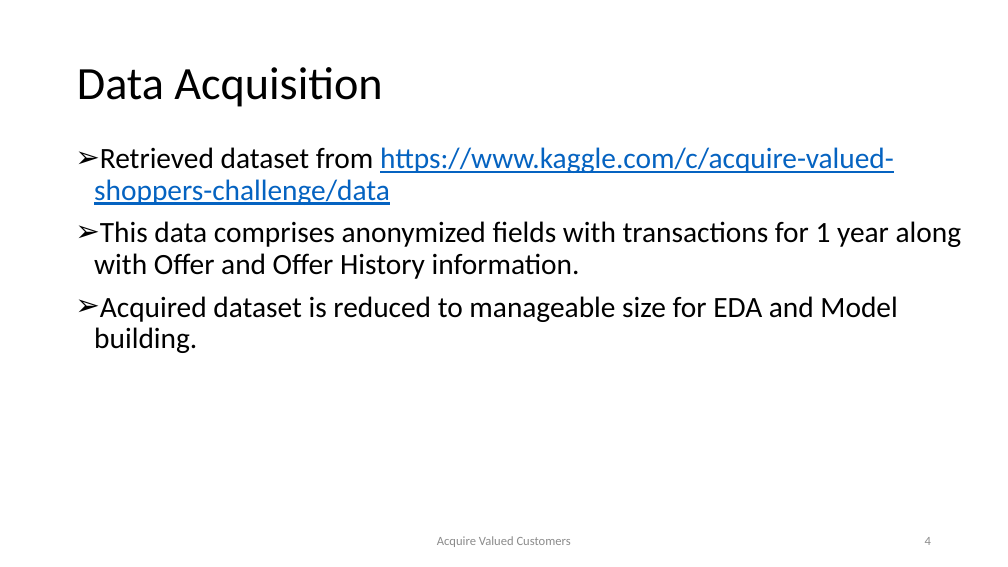
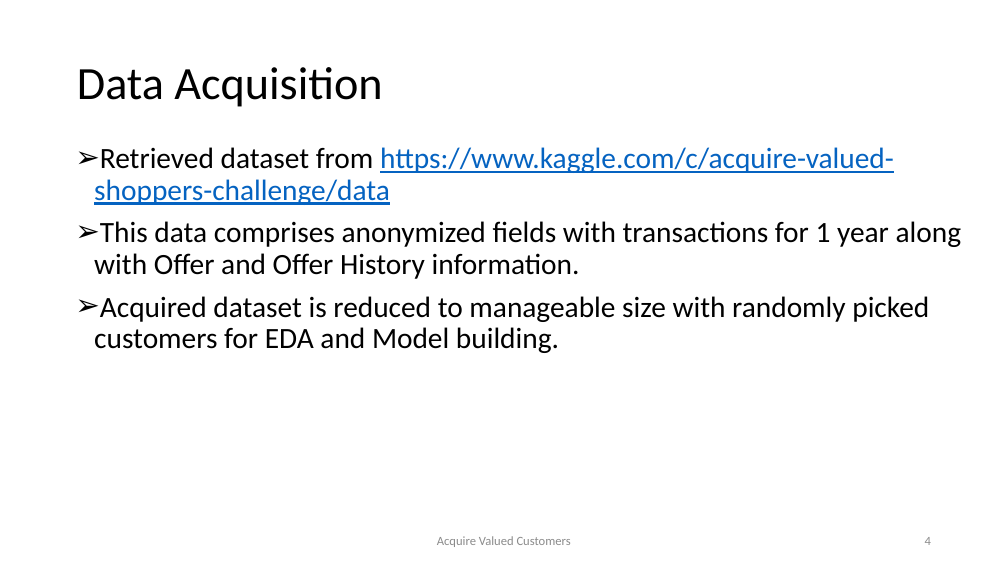
Before and after one commit to samudassir/acquirevaluedcustomers, a slide deck: slide 4 of project_report/project_presentation_II.pptx. Drawn at 1008x567 pixels with LibreOffice and Linux fonts; fonts in the diff are those of the drawing. Boxes give left, top, right and bottom in pixels: in the first picture for what was removed or moved away, otherwise in the second. Text is boxed around its words. In the diff, an @@ line names an element or a change of style, - is before the commit and + after.

Commit message:
model building

```diff
--- a/project_report/project_presentation_II.pptx
+++ b/project_report/project_presentation_II.pptx
@@ text at <box>94,296,929,353</box>: text changed @@
-➢ Acquired dataset is reduced to manageable size for EDA and Model building.
+➢ Acquired dataset is reduced to manageable size with randomly picked customers for EDA and Model building.
```
Also in this commit, not shown: 4 other slides changed, 1 slide removed, 4 other files.
